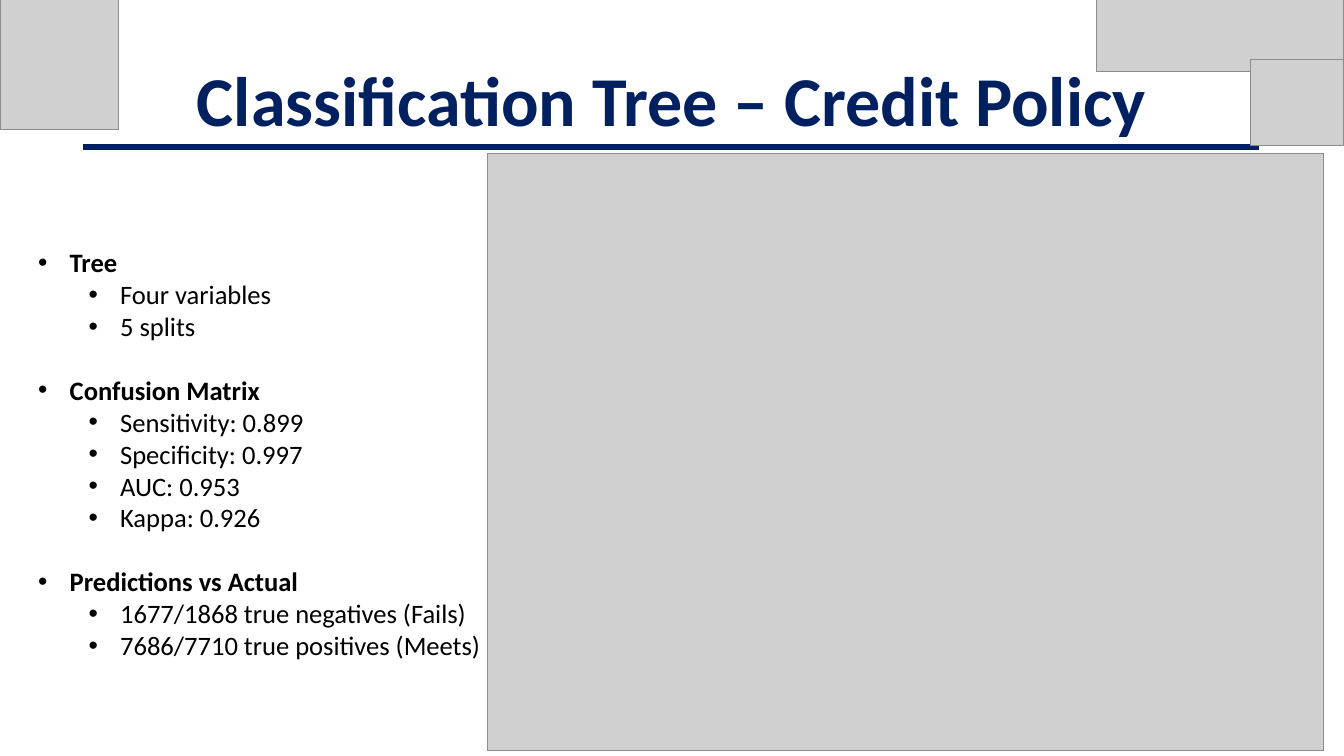
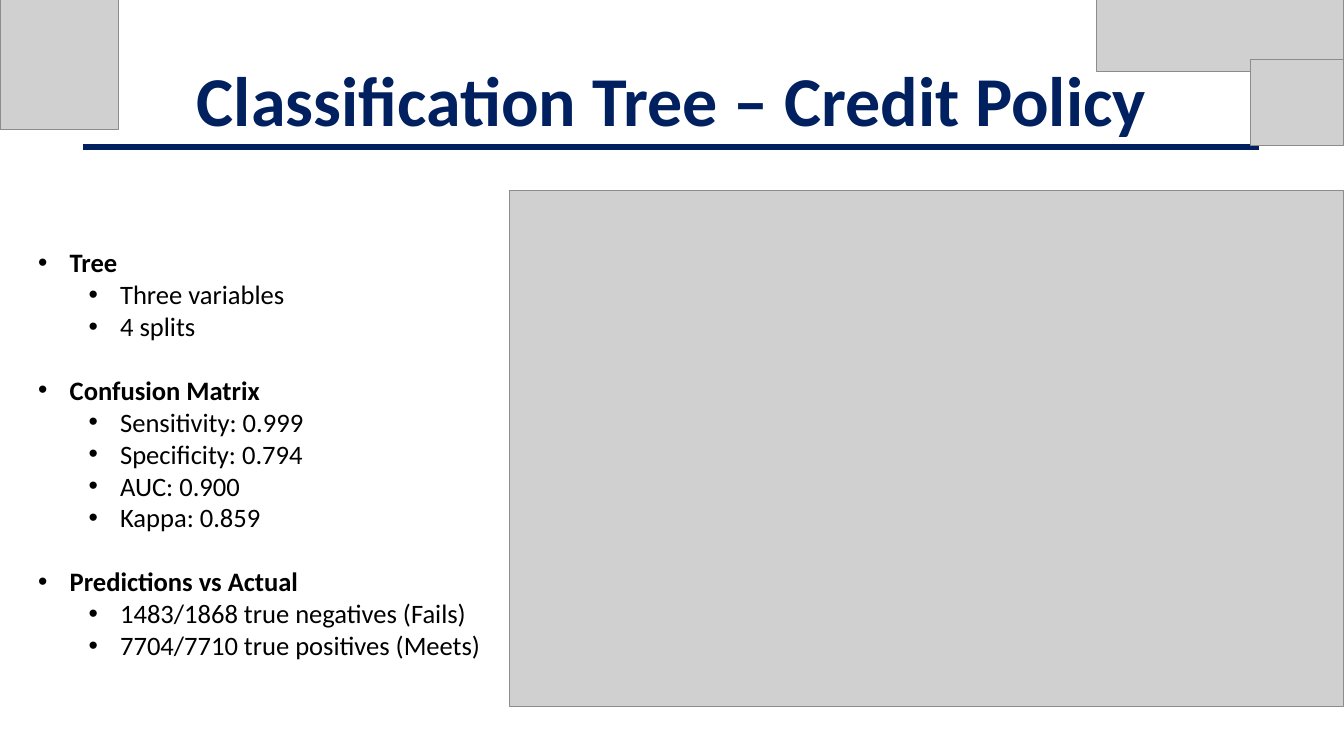
Before and after one commit to jschild01/JMB_DATS_6101, a slide deck: slide 23 of Project2/EDA_LendingClub_Slides - Project 2.pptx. Drawn at 1344x756 pixels with LibreOffice and Linux fonts; fonts in the diff are those of the drawing; grey boxes stand for pictures; background and template pictures are left out. Boxes give left, top, right and bottom in pixels: in the first picture for what was removed or moved away, otherwise in the second. Text is boxed around its words. In the diff, an @@ line names an element or a change of style, - is before the commit and + after.

```diff
--- a/Project2/EDA_LendingClub_Slides - Project 2.pptx
+++ b/Project2/EDA_LendingClub_Slides - Project 2.pptx
@@ picture: place and size @@
-picture at bbox=[487, 153, 1323, 750]
+picture at bbox=[510, 191, 1344, 706]
@@ text at bbox=[120, 285, 284, 341]: text changed @@
-  • Four variables
-  • 5 splits
+  • Three variables
+  • 4 splits
@@ text at bbox=[120, 413, 304, 532]: text changed @@
-  • Sensitivity: 0.899
-  • Specificity: 0.997
-  • AUC: 0.953
-  • Kappa: 0.926
+  • Sensitivity: 0.999
+  • Specificity: 0.794
+  • AUC: 0.900
+  • Kappa: 0.859
@@ text at bbox=[120, 603, 480, 660]: text changed @@
-  • 1677/1868 true negatives (Fails)
-  • 7686/7710 true positives (Meets)
+  • 1483/1868 true negatives (Fails)
+  • 7704/7710 true positives (Meets)
```
Also in this commit, not shown: 1 other file.
